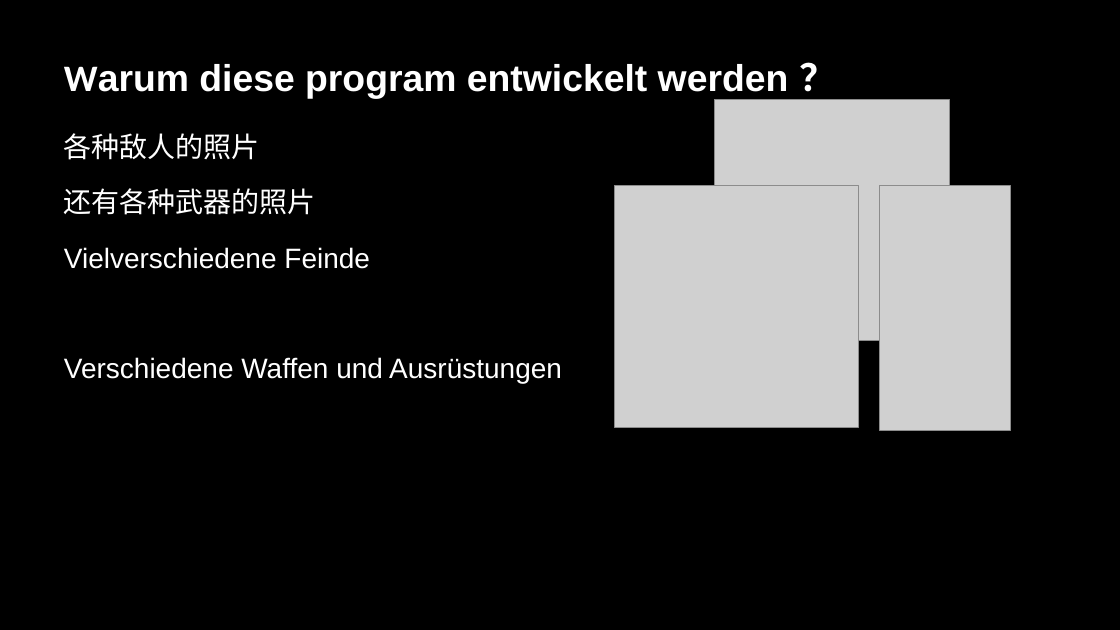
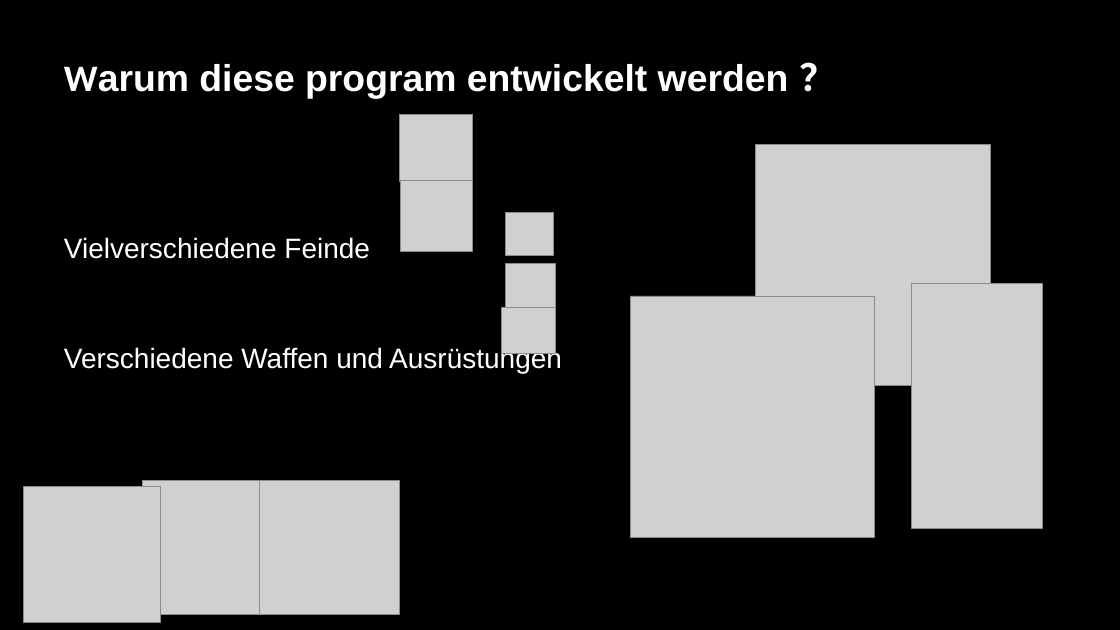
Before and after one commit to SmashedAdam/HELLDIVE, a slide deck: slide 3 of docs/Helldive Waffenauswahl Hilfssystem.pptx. Drawn at 1120x630 pixels with LibreOffice and Linux fonts; fonts in the diff are those of the drawing; grey boxes stand for pictures; background and template pictures are left out. Boxes give left, top, right and bottom in pixels: in the first picture for what was removed or moved away, otherwise in the second. Text is boxed around its words. In the diff, an @@ line names an element or a change of style, - is before the commit and + after.

Commit message:
mod

```diff
--- a/docs/Helldive Waffenauswahl Hilfssystem.pptx
+++ b/docs/Helldive Waffenauswahl Hilfssystem.pptx
@@ picture added at [399,114,473,181] @@
@@ text at [64,133,316,215]: paragraphs removed @@
-各种敌人的照片
-还有各种武器的照片
@@ picture: place and size @@
-picture at [715,99,950,340]
+picture at [755,145,991,386]
@@ picture added at [401,181,473,251] @@
@@ picture added at [506,213,555,256] @@
@@ picture added at [506,263,555,308] @@
@@ picture: place and size @@
-picture at [614,186,858,428]
+picture at [631,296,875,538]
@@ picture: place and size @@
-picture at [880,186,1011,430]
+picture at [912,284,1043,528]
@@ picture added at [502,308,555,354] @@
@@ picture added at [24,487,160,623] @@
@@ picture added at [143,481,279,615] @@
@@ picture added at [260,481,399,615] @@
```
